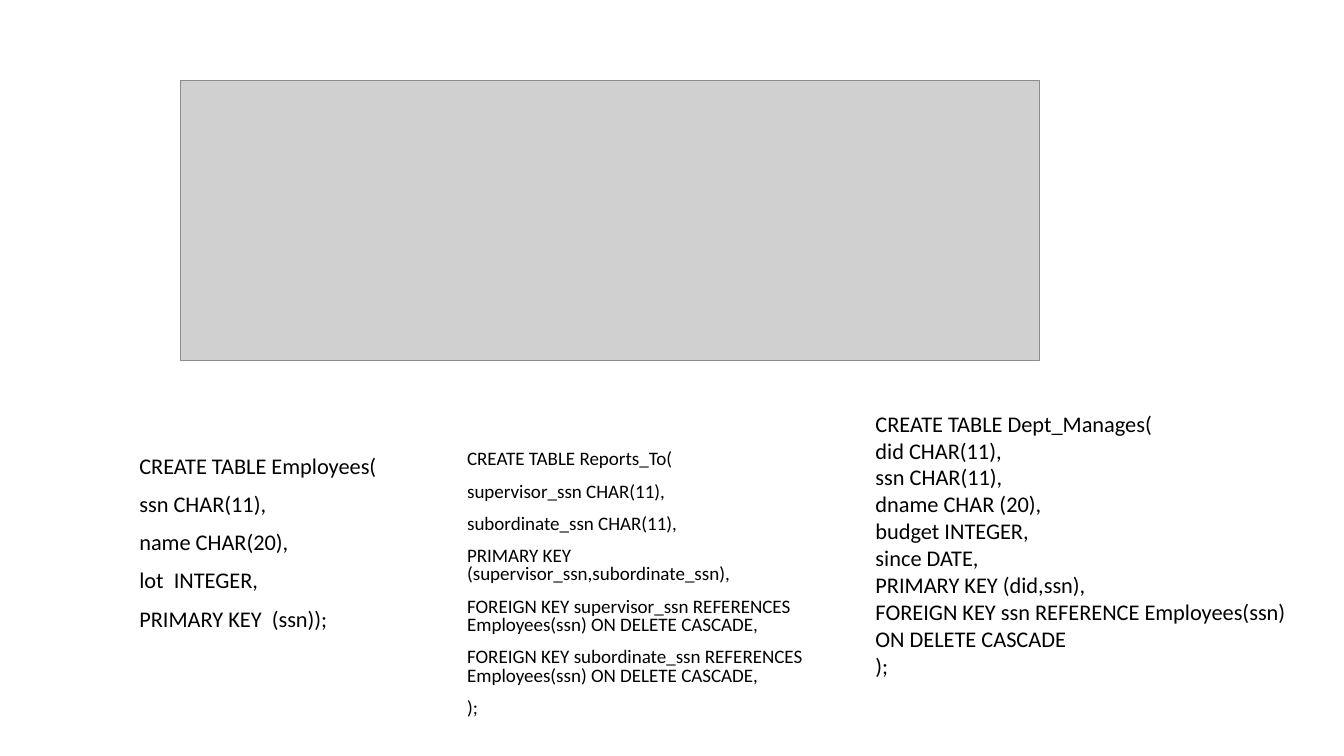
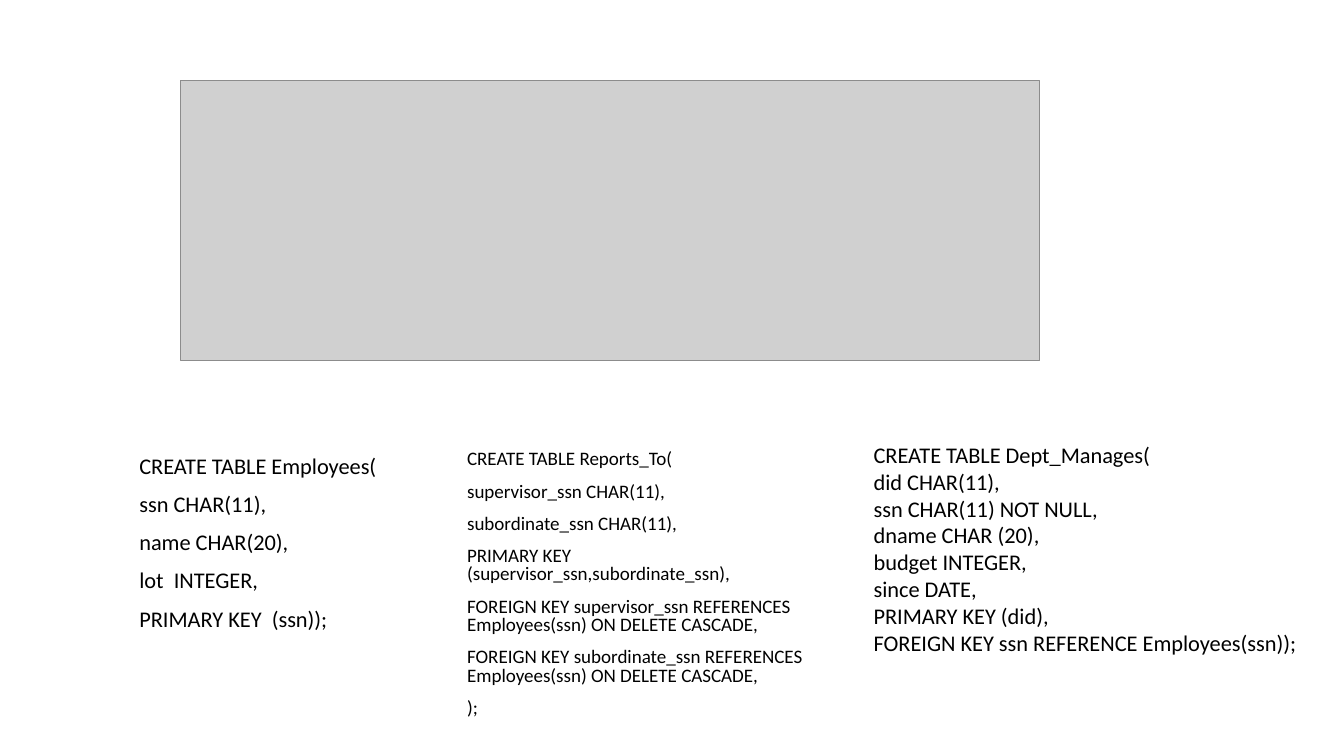
Before and after one commit to hasan-ert/cs306-recit-materials, a slide deck: slide 14 of Recitation 3/CS306-Recitation3.pptx. Drawn at 1344x756 pixels with LibreOffice and Linux fonts; fonts in the diff are those of the drawing; grey boxes stand for pictures. Boxes give left, top, right and bottom in pixels: in the first picture for what was removed or moved away, otherwise in the second. Text is boxed around its words. In the diff, an @@ line names an element or a change of style, - is before the commit and + after.

```diff
--- a/Recitation 3/CS306-Recitation3.pptx
+++ b/Recitation 3/CS306-Recitation3.pptx
@@ text "CREATE TABLE Dept_Manages(": place and size @@
-text "CREATE TABLE Dept_Manages(" at [875, 416, 1286, 647]
+text "CREATE TABLE Dept_Manages(" at [874, 447, 1296, 655]
@@ text at [874, 501, 1097, 520]: text changed @@
-ssn CHAR(11),
+ssn CHAR(11) NOT NULL,
@@ text at [874, 608, 1296, 655]: text changed @@
-PRIMARY KEY (did,ssn),
-FOREIGN KEY ssn REFERENCE Employees(ssn)
-ON DELETE CASCADE
-);
+PRIMARY KEY (did),
+FOREIGN KEY ssn REFERENCE Employees(ssn));
```
Also in this commit, not shown: 2 other slides changed.
